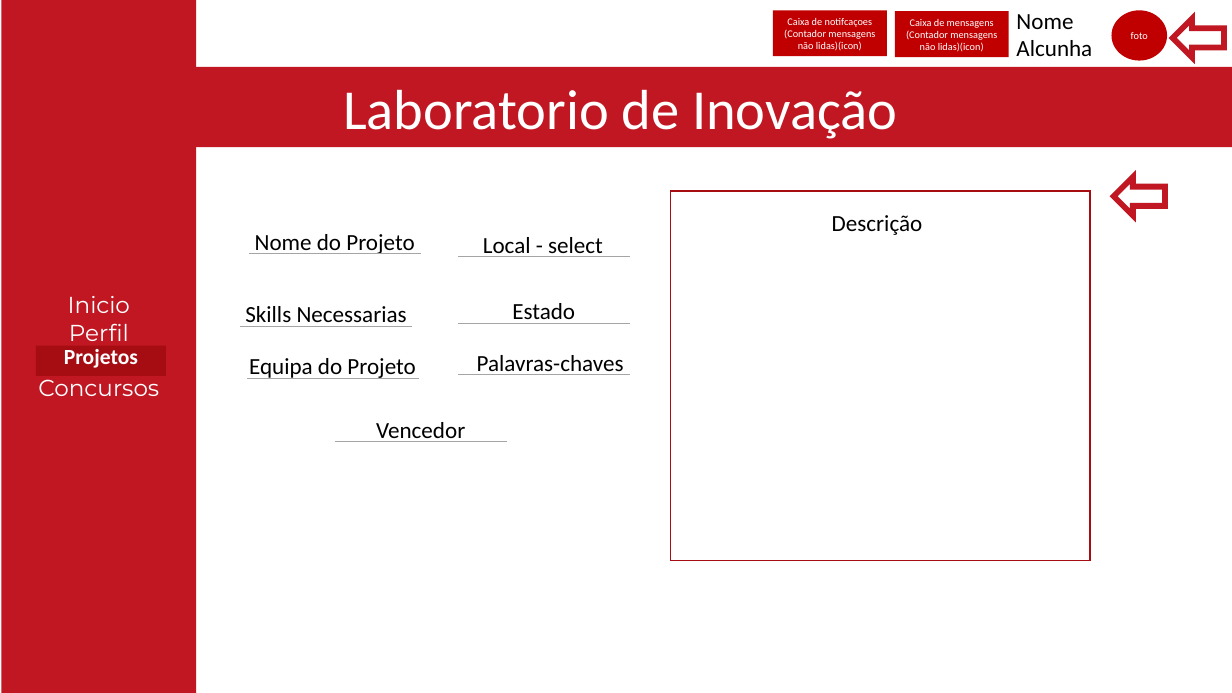
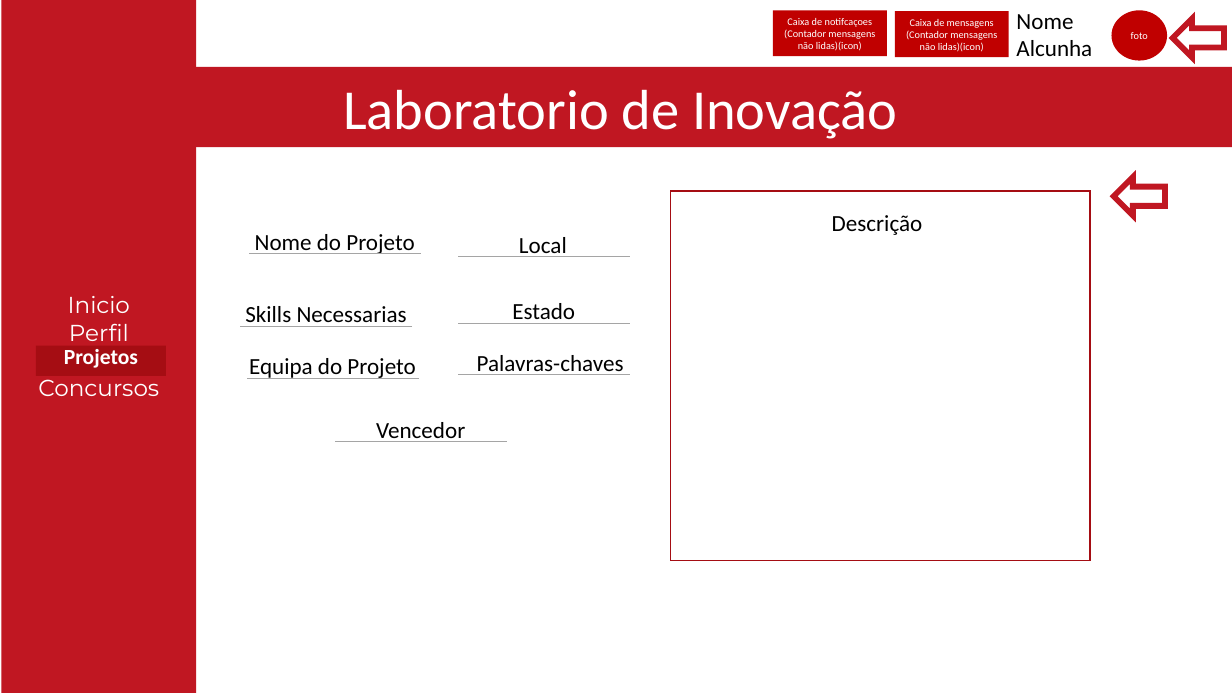
Before and after one commit to Reaf25pt/CriticalProject, a slide deck: slide 16 of frontend/Projetofinal.pptx. Drawn at 1232x693 pixels with LibreOffice and Linux fonts; fonts in the diff are those of the drawing. Boxes give left, top, right and bottom in pixels: in the first picture for what was removed or moved away, otherwise in the second. Text is boxed around its words. In the diff, an @@ line names an element or a change of style, - is before the commit and + after.

```diff
--- a/frontend/Projetofinal.pptx
+++ b/frontend/Projetofinal.pptx
@@ text at bbox=[519, 237, 567, 257]: text changed @@
-Local - select
+Local
```
Also in this commit, not shown: 6 other slides changed, 9 other files.
